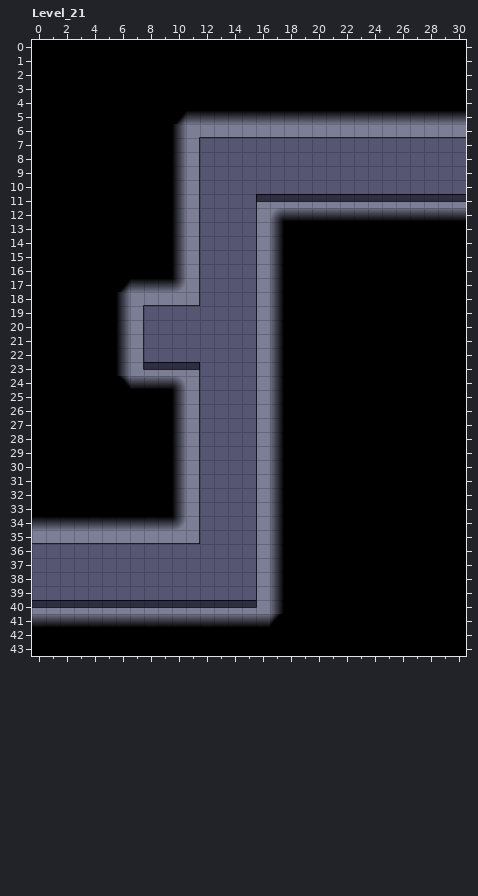
One commit to this LDtk project: Darkrise/Assets/Levels/ryoDemoLevel.ldtk. The picture above was drawn from the file before the commit.
Cells are 60x60 px. Shown: Level_21 x 0..30, y 0..43. The commit also changed other parts of the map, which this record leaves out.
Now the later version:
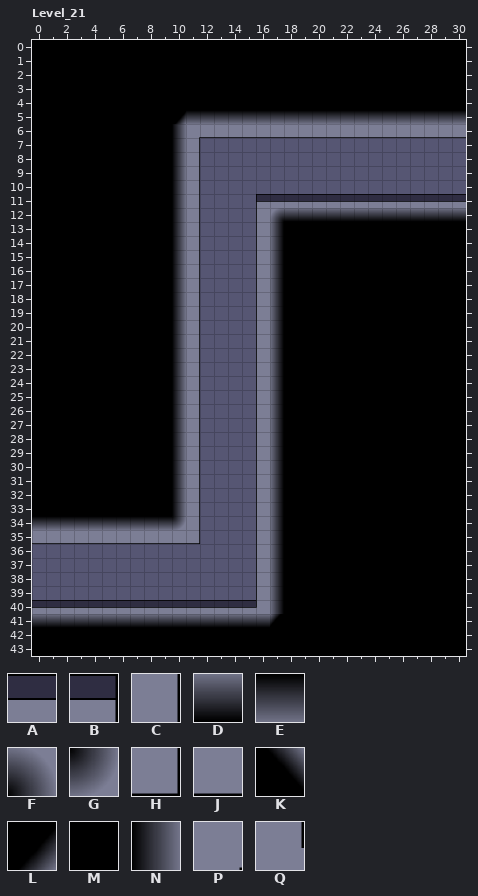
Key: from "Darkrise_Tilemap_5_4": A 0, B 6, C 24, D 36, E 36 flipped up-down, F 38 flipped left-right, G 38 turned 180, H 42, J 60 flipped up-down, K 74 flipped left-right, L 74 turned 180, M 76, N 94 flipped left-right, P 98, Q 130.
_ is an empty cell.
The edit:
Layer "Tiles":
The edit turns tile B into tile C in row 23 at x 11.
The edit turns tile H into tile C in row 18 at x 11.
There is now tile C in rows 19 to 22 at x 11.
The edit turns tile A into tile M in row 23 at x 8 to 9.
The edit turns tile C into tile M in rows 19 to 22 at x 7.
The edit turns tile D into tile M in row 24 at x 7 to 9.
The edit turns tile E into tile M in row 17 at x 7 to 9.
The edit turns tile J into tile M in row 18 at x 8 to 9.
The edit turns tile K into tile M in row 24 at x 6.
The edit turns tile L into tile M in row 17 at x 6.
The edit turns tile N into tile M in rows 18 to 23 at x 6.
The edit turns tile P into tile M in row 18 at x 7.
The edit turns tile Q into tile M in row 23 at x 7.
There is now tile M in rows 19 to 22 at x 8 to 9.
The edit turns tile A into tile N in row 23 at x 10.
The edit turns tile F into tile N in row 24 at x 10.
The edit turns tile G into tile N in row 17 at x 10.
The edit turns tile J into tile N in row 18 at x 10.
There is now tile N in rows 19 to 22 at x 10.
